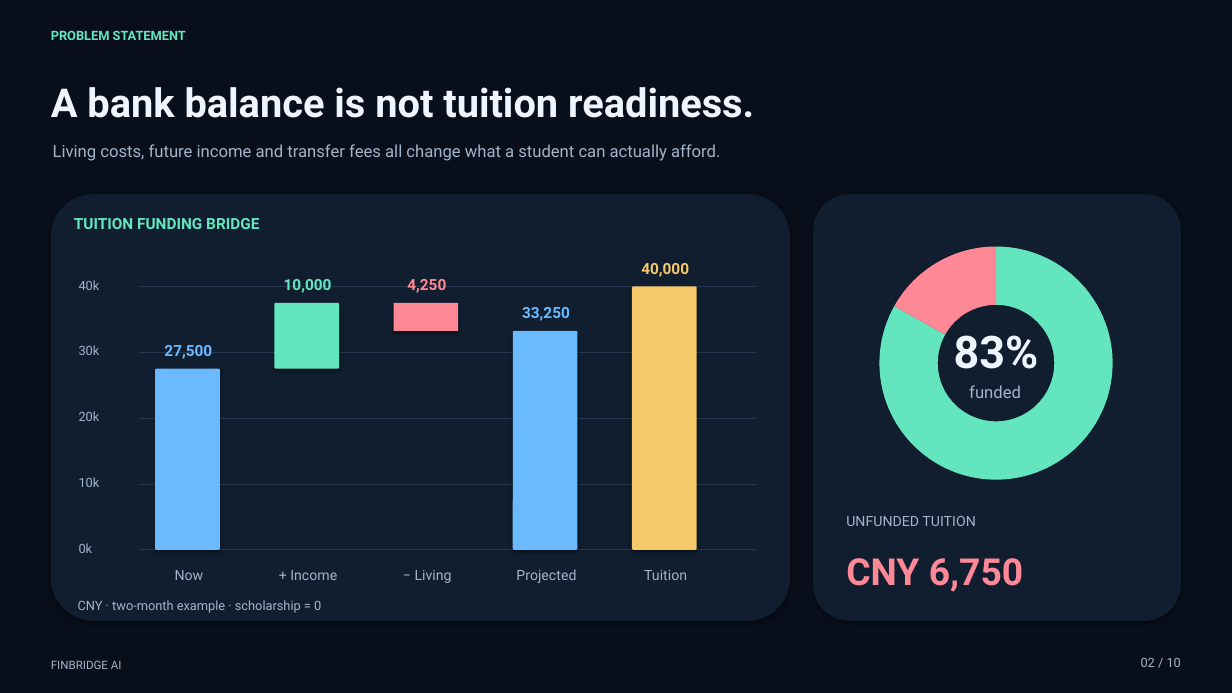
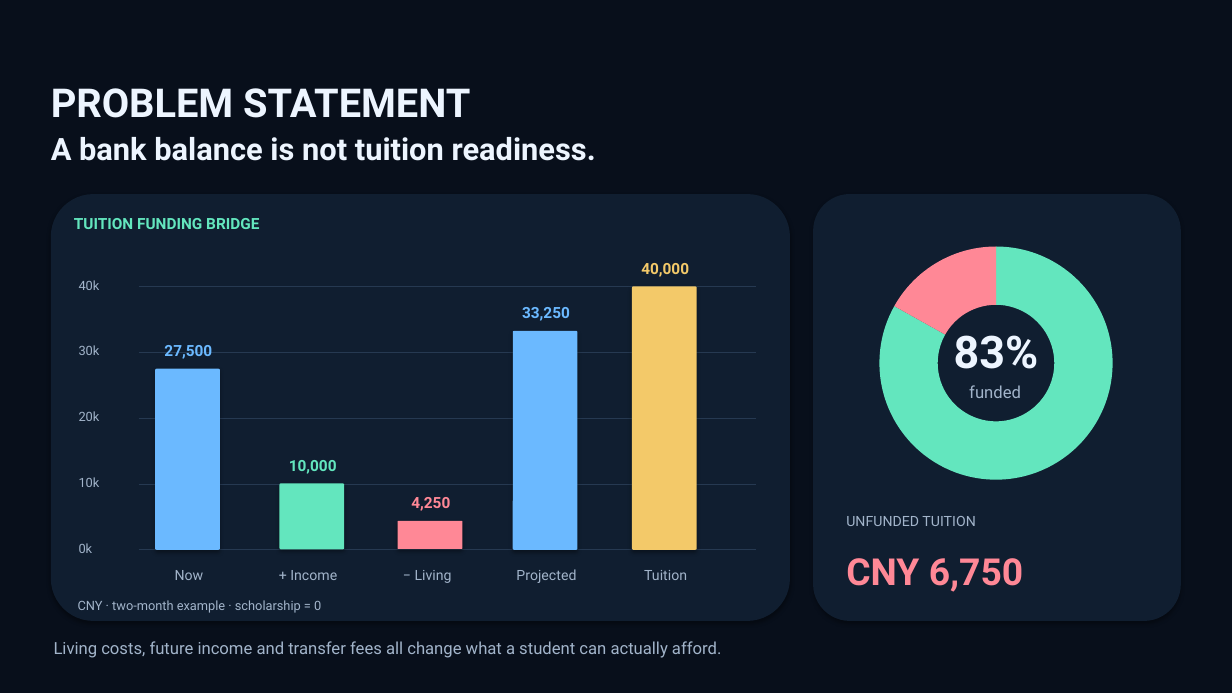
Before and after one commit to ProgrammerJibon/Cross-border-and-Student-Finance-Assistant, a slide deck: slide 3 of presentation-deck.pptx (slide 2 before the commit). Drawn at 1232x693 pixels with LibreOffice and Linux fonts; fonts in the diff are those of the drawing. Boxes give left, top, right and bottom in pixels: in the first picture for what was removed or moved away, otherwise in the second. Text is boxed around its words. In the diff, an @@ line names an element or a change of style, - is before the commit and + after.

```diff
--- a/presentation-deck.pptx
+++ b/presentation-deck.pptx
@@ text removed at bbox=[51, 30, 186, 40] @@
-PROBLEM STATEMENT
@@ text at bbox=[51, 88, 470, 118]: paragraph added @@
+PROBLEM STATEMENT
@@ text at bbox=[51, 137, 596, 161]: size 31 to 24 pt in "A bank balance is not tuition readiness." @@
@@ text "10,000": place and size @@
-text "10,000" at bbox=[284, 279, 332, 293]
+text "10,000" at bbox=[289, 460, 337, 474]
@@ rounded rectangle: place and size @@
-rounded rectangle at bbox=[274, 303, 339, 369]
+rounded rectangle at bbox=[280, 483, 345, 549]
@@ text "4,250": place and size @@
-text "4,250" at bbox=[407, 279, 446, 293]
+text "4,250" at bbox=[411, 497, 450, 511]
@@ rounded rectangle: place and size @@
-rounded rectangle at bbox=[394, 303, 458, 331]
+rounded rectangle at bbox=[397, 521, 462, 549]
@@ text "Living costs, future income and ...": place and size @@
-text "Living costs, future income and ..." at bbox=[53, 144, 720, 161]
+text "Living costs, future income and ..." at bbox=[54, 641, 721, 658]
@@ text removed at bbox=[1141, 658, 1181, 667] @@
-02 / 10
@@ text removed at bbox=[51, 660, 122, 669] @@
-FINBRIDGE AI
```
Also in this commit, not shown: 1 other slide changed, 59 other files.
